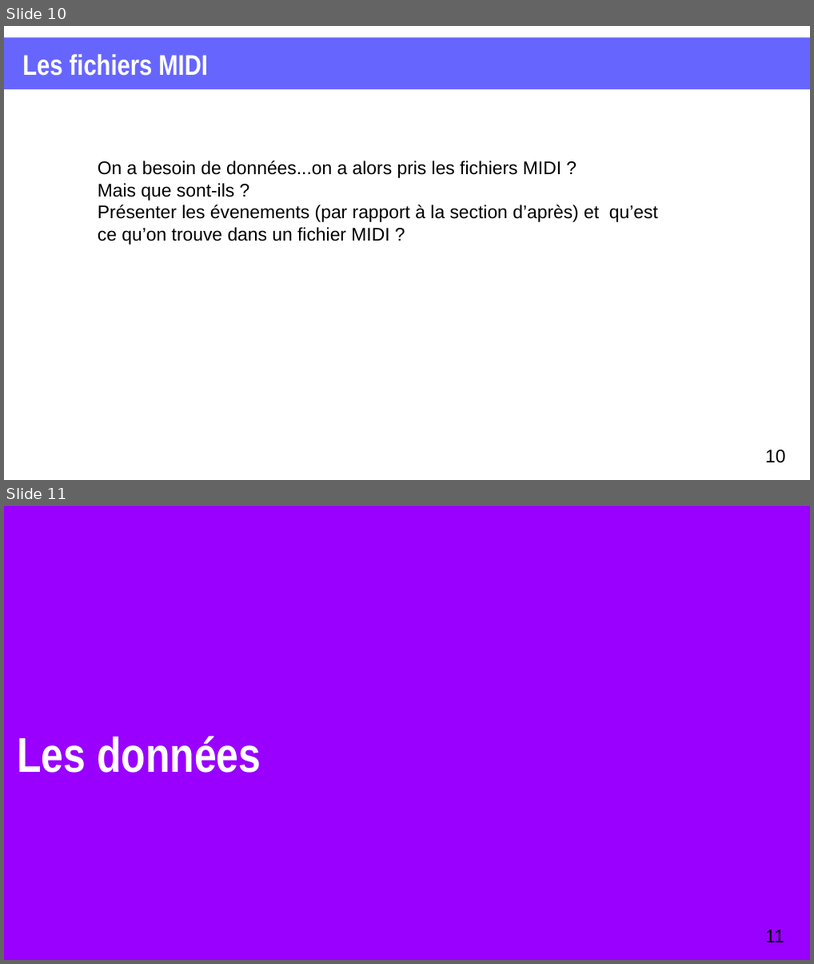
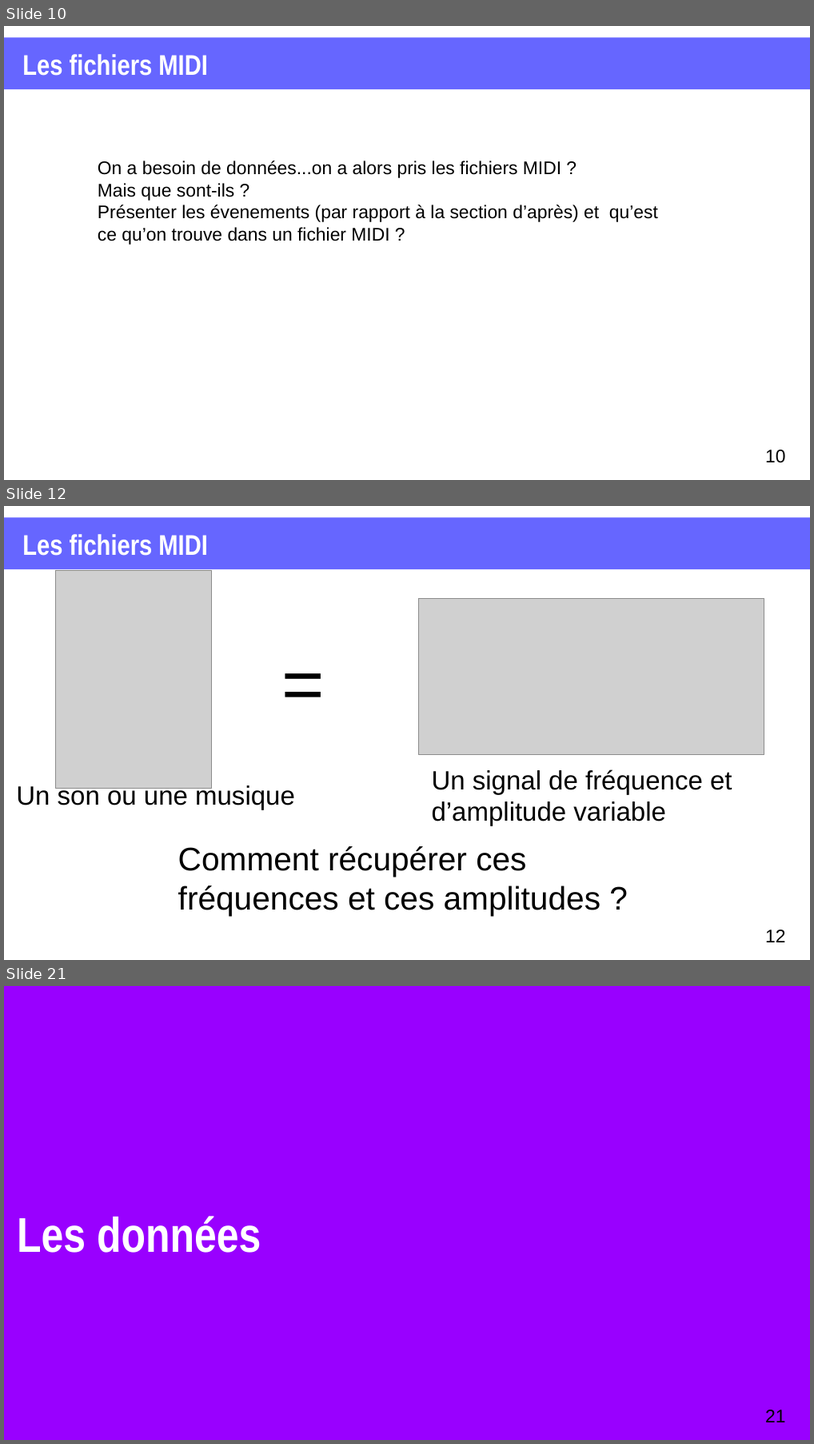
Before and after one commit to XgLsuLzRMy/Composition-Musicale-par-Reseau-de-Neurones, a slide deck: projet.odp. Shown one above the other, each under a label of ours: slides 10 and 11 before the commit, slides 10, 12 and 21 after it; the slides between them are not shown. The pictures are 814x964 and 814x1444 pixels, drawn with LibreOffice and Linux fonts; fonts in the diff are those of the drawing; grey boxes stand for pictures. Boxes give left, top, right and bottom in pixels: in the first picture for what was removed or moved away, otherwise in the second. Text is boxed around its words. In the diff, an @@ line names an element or a change of style, - is before the commit and + after.

Commit message:
partie midi

```diff
--- a/projet.odp
+++ b/projet.odp
@@ slide 12 added at (4, 506, 810, 960), background #FFFFFF @@
@@ rectangle added at (4, 518, 810, 570), fill #6666FF @@
@@ title added at (22, 534, 207, 556), 28 pt, text #FFFFFF, bold @@
+Les fichiers MIDI
@@ picture added at (56, 570, 212, 788) @@
@@ picture added at (419, 598, 764, 755) @@
@@ text added at (274, 632, 332, 722), 72 pt, text #000000 @@
+=
@@ text added at (432, 769, 732, 826), 26 pt, text #000000 @@
+Un signal de fréquence et d’amplitude variable
@@ text added at (16, 783, 295, 809), 26 pt, text #000000 @@
+Un son ou une musique
@@ text added at (178, 846, 601, 915), 32 pt, text #000000 @@
+Comment récupérer ces fréquences et ces amplitudes ?
@@ page number added at (766, 929, 786, 942), 18 pt, text #000000 @@
+12
@@ what was slide 11 is now slide 21 @@
@@ page number at (766, 1409, 786, 1422): text changed @@
-11
+21
```
Also in this commit, not shown: 2 slides changed, 9 other slides added, 1 other file.
